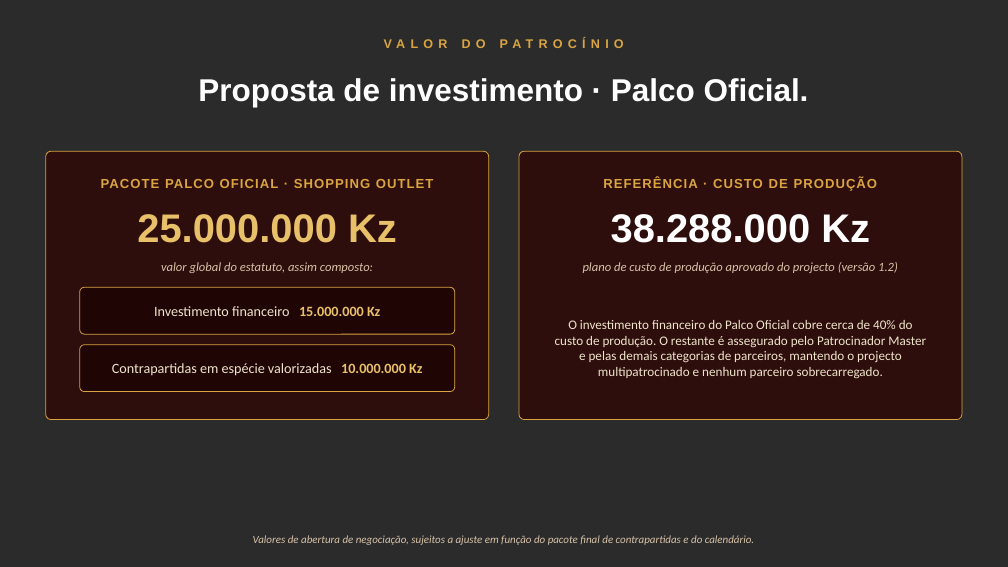
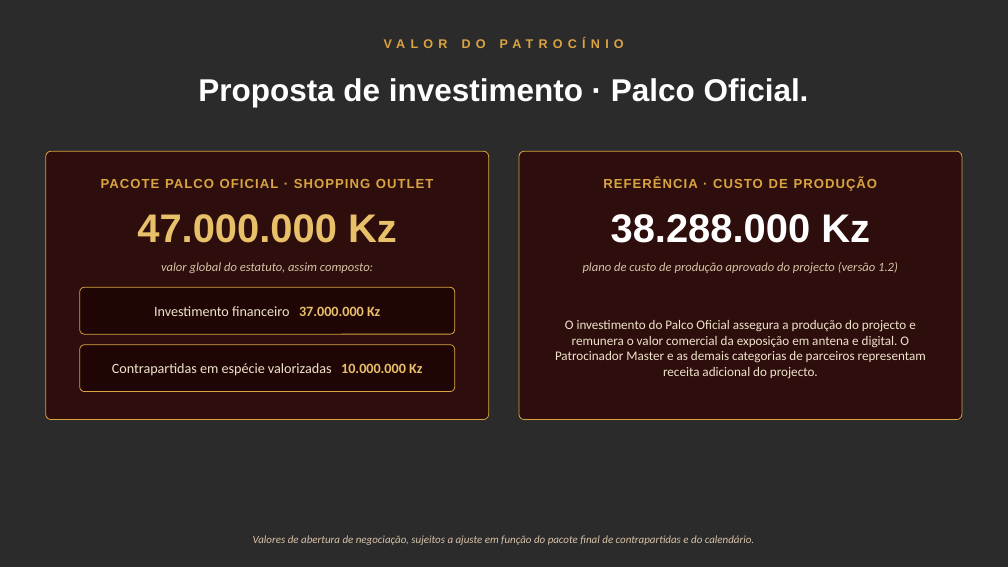
Before and after one commit to smvelloso/Redegirassol, a slide deck: slide 10 of projectos/A-Grande-Chance-2026-Shopping-Outlet.pptx. Drawn at 1008x567 pixels with LibreOffice and Linux fonts; fonts in the diff are those of the drawing; background and template pictures are left out; a plain dark background stands for a picture behind light text. Boxes give left, top, right and bottom in pixels: in the first picture for what was removed or moved away, otherwise in the second. Text is boxed around its words. In the diff, an @@ line names an element or a change of style, - is before the commit and + after.

```diff
--- a/projectos/A-Grande-Chance-2026-Shopping-Outlet.pptx
+++ b/projectos/A-Grande-Chance-2026-Shopping-Outlet.pptx
@@ text at (137,214,397,243): text changed @@
-25.000.000 Kz
+47.000.000 Kz
@@ text at (154,306,380,316): text changed @@
-Investimento financeiro 15.000.000 Kz
+Investimento financeiro 37.000.000 Kz
@@ text at (555,320,926,379): text changed @@
-O investimento financeiro do Palco Oficial cobre cerca de 40% do custo de produção. O restante é assegurado pelo Patrocinador Master e pelas demais categorias de parceiros, mantendo o projecto multipatrocinado e nenhum parceiro sobrecarregado.
+O investimento do Palco Oficial assegura a produção do projecto e remunera o valor comercial da exposição em antena e digital. O Patrocinador Master e as demais categorias de parceiros representam receita adicional do projecto.
```
Also in this commit, not shown: 1 other file.
